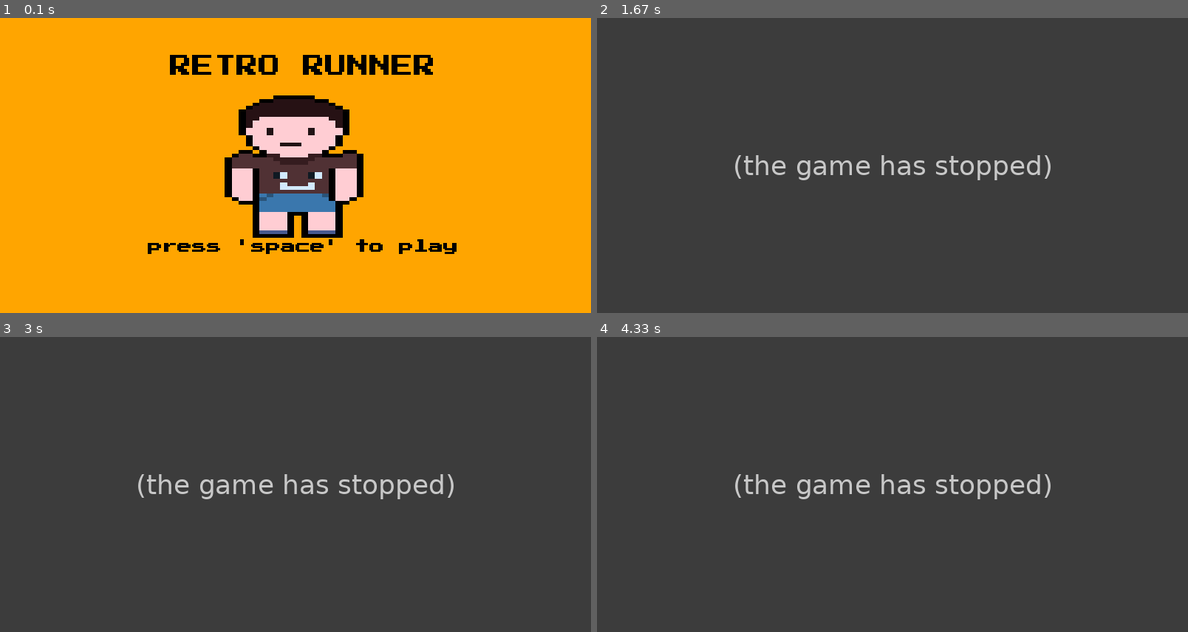
Above: before the commit, frames 1-4 (two rows, left to right).
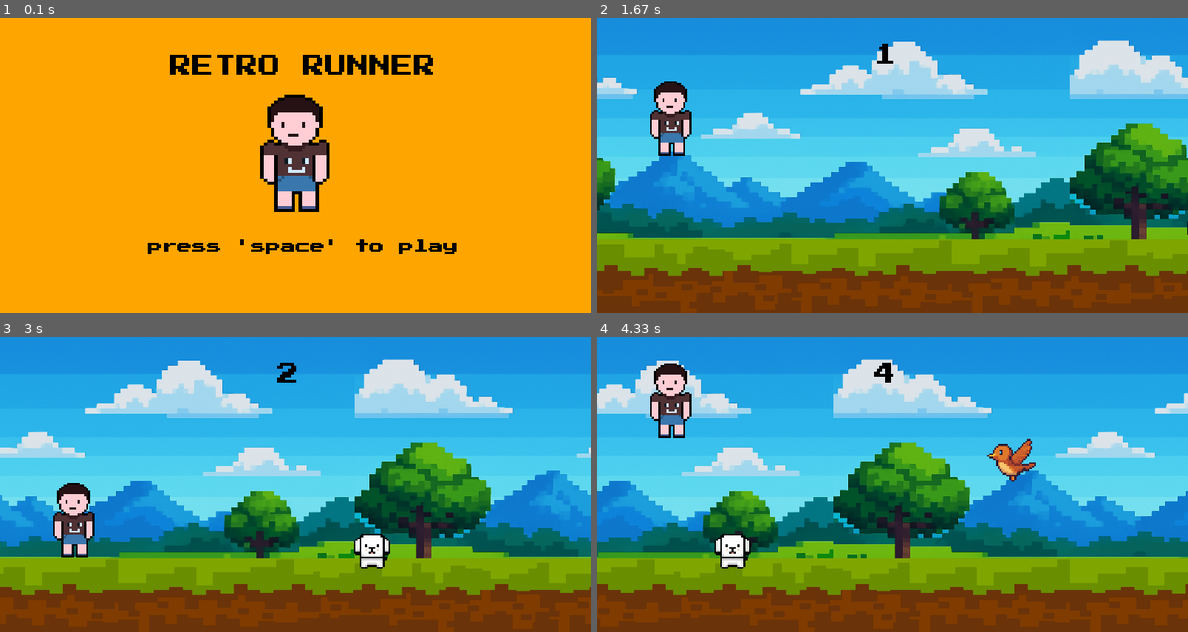
Above: after the commit, the same moments.

Repository: Khlein-dev/Basic_PYTHON
Game: pygame game, started from pyGame.py
Same seed, same stepped clock (60 frames per second), same inputs: the game is played once before the commit and once after it.
Inputs (mouse positions are in pixels of both pictures, inside the frame that each line leads up to):
- Up to frame 1 (0.1 s): no input
- Up to frame 2 (1.67 s): tap Space at 0.33 s; press the mouse at (667, 215) at 0.7 s; move the mouse to (679, 153) at 0.8 s; release the mouse at (691, 94) at 0.93 s; press the mouse at (667, 215) at 1.53 s; move the mouse to (756, 230) at 1.63 s
- Up to frame 3 (3 s): release the mouse at (248, 561) at 1.77 s; tap Space at 2.33, 2.73 s
- Up to frame 4 (4.33 s): tap Space at 3.03, 3.57, 3.87 s

The runs differ from the first frame. In frame 1, 7.7% of the frame differs, in the area x 38-62%, y 26-75%; in frame 2, 100%, in the area x 0-100%, y 0-100%; in frame 3, 100%; in frame 4, 100%.
Error before the commit: TypeError: Invalid rect, all 4 fields must be numeric (pyGame.py line 29); the game stopped at 1.3 s (later frames are placeholders)

Commit message:
Day 6 practice pygame

Diff:
--- a/pyGame.py
+++ b/pyGame.py
@@ -3,29 +3,43 @@
 from random import randint
 
 def display_score():
-   current_time =  int(pygame.time.get_ticks() / 1000) - start_time
-   score_surface = test_font.render(f'{current_time}',False,"#000000")
-   score_rect = score_surface.get_rect(center =(400,50))
-   screen.blit(score_surface,score_rect)
-   return current_time
+    # Calculate current time elapsed since game start
+    current_time = int(pygame.time.get_ticks() / 1000) - start_time
+    score_surface = test_font.render(f'{current_time}', False, "#000000")
+    score_rect = score_surface.get_rect(center=(390, 50))
+    screen.blit(score_surface, score_rect)
+    return current_time
 
+def get_speed(current_time):
+    """
+    Calculate game speed based on elapsed time.
+    Base speed is 4 pixels/frame.
+    Speed increases by 0.1 every 5 seconds.
+    Maximum speed capped at 12 for balance.
+    """
+    speed = 4 + (current_time // 5) * 0.1
+    return min(speed, 12)
 
-# Might be wrong-----------------------
-
-def obstacle_movement(obstacle_list):
+def obstacle_movement(obstacle_list, speed):
+    """
+    Move obstacles left by 'speed' pixels each frame.
+    Remove obstacles that move off screen.
+    """
     new_list = []
     for surface, rect in obstacle_list:
-        rect.x -= 5
-        screen.blit(surface, rect)  # draw correct image
+        rect.x -= speed
+        screen.blit(surface, rect)
         if rect.x > -50:
             new_list.append((surface, rect))
     return new_list
 
-# ------------------------------------
-
 def collisions(player, obstacles):
+    """
+    Check for collision between player and any obstacle.
+    Return False if collision detected, True otherwise.
+    """
     if obstacles:
-        for obstacle_rect in obstacles:
+        for surface, obstacle_rect in obstacles:
             if player.colliderect(obstacle_rect):
                 return False
     return True
@@ -42,154 +56,134 @@
 start_time = 0
 score = 0
 
-# test_surface = pygame.Surface((100, 200))
-# test_surface.fill('Red')
-
-sky_surface = pygame.image.load('pics/sky.jpg').convert()
-ground_surface = pygame.image.load('pics/ground.jpg').convert()
+# Load and scale background and ground images
+sky_surface = pygame.image.load('pics/bg1.png').convert()
+sky_surface = pygame.transform.scale(sky_surface, (800, 400))
+ground_surface = pygame.image.load('pics/ground1.jpg').convert()
 ground_surface = pygame.transform.scale(ground_surface, (800, 100))
 ground_x = 0
 
-# text_surface = test_font.render('SCORE', False, "#c0e8ec")
-# text_rect =text_surface.get_rect(center = (400, 50))
+# Initialize sky horizontal offset for scrolling
+sky_x = 0
 
+# Load and scale obstacle images
 doggy_surface = pygame.image.load('pics/doggy.png').convert_alpha()
-doggy_surface = pygame.transform.scale(doggy_surface, (100, 100))
-# doggy_rect = doggy_surface.get_rect(midbottom = (600, 340))
-# center = doggy_rect.center
-# doggy_rect.inflate_ip(-85, -20)
-# doggy_rect.center = center
-# doggy_sit = 600
+doggy_surface = pygame.transform.scale(doggy_surface, (50, 50))
+
+bird_surface = pygame.image.load('pics/bird.png').convert_alpha()
+bird_surface = pygame.transform.scale(bird_surface, (70, 70))
 
 obstacle_rect_list = []
 
-bird_surface = pygame.image.load('pics/bird.png').convert_alpha()
-bird_surface = pygame.transform.scale(bird_surface, (80, 80))
+# Load and scale player image and set initial position on ground
+player_surface = pygame.image.load('pics/player.png').convert_alpha()
+player_surface = pygame.transform.scale(player_surface, (60, 105))
+player_rect = player_surface.get_rect(midbottom=(100, 340))
 
-player_surface = pygame.image.load('pics/player.png').convert_alpha()
-player_surface = pygame.transform.scale(player_surface, (120, 120))
-player_rect = player_surface.get_rect(midbottom = (100, 340))
-player_rect.inflate_ip(-30, -20)
+# Create a smaller collision rect for more accurate collision detection
+player_collision_rect = player_rect.inflate(-30, -20)
 
 player_gravity = 0
 
-
-
-# GAME over Screen
-
-character =  pygame.image.load('pics/player.png').convert_alpha()
-character = pygame.transform.scale(character, (200, 200))
+# Game over screen assets
+character = pygame.image.load('pics/player.png').convert_alpha()
+character = pygame.transform.scale(character, (100, 165))
 Name = test_font.render('RETRO RUNNER', False, "#000000")
 Replay = replay_font.render("press 'space' to play", False, "#000000")
 
-# TIMER--------->
+# Set up obstacle spawn timer event
 obstacle_timer = pygame.USEREVENT + 1
 pygame.time.set_timer(obstacle_timer, 1300)
 
 while True:
     for event in pygame.event.get():
-        if event.type ==pygame.QUIT:
+        if event.type == pygame.QUIT:
             pygame.quit()
             exit()
         if game_active:
+            # Jump on mouse click if player is on ground
             if event.type == pygame.MOUSEBUTTONDOWN:
-                 if player_rect.collidepoint(event.pos) and player_rect.bottom >= 320:
+                if player_rect.collidepoint(event.pos) and player_rect.bottom >= 320:
                     player_gravity = -21
 
+            # Jump on space key if player is on ground
             if event.type == pygame.KEYDOWN:
                 if event.key == pygame.K_SPACE and player_rect.bottom >= 320:
                     player_gravity = -21
+
+            # Spawn obstacles periodically
+            if event.type == obstacle_timer:
+                if randint(0, 2):
+                    obstacle_rect_list.append((doggy_surface, doggy_surface.get_rect(midbottom=(randint(900, 1100), 315))))
+                else:
+                    obstacle_rect_list.append((bird_surface, bird_surface.get_rect(midbottom=(randint(900, 1100), 200))))
+
         else:
+            # Start game on space key press
             if event.type == pygame.KEYDOWN and event.key == pygame.K_SPACE:
                 game_active = True
+                start_time = int(pygame.time.get_ticks() / 1000)
+                obstacle_rect_list.clear()  # clear obstacles on restart
+                player_rect.midbottom = (100, 340)
+                player_gravity = 0
 
-                start_time = int(pygame.time.get_ticks() / 1000)
+    if game_active:
+        # Calculate current speed based on elapsed time (score)
+        speed = get_speed(score)
 
-       # Spawn obstacles
-        if event.type == obstacle_timer:
-            if randint(0,2):
-                obstacle_rect_list.append((doggy_surface, doggy_surface.get_rect(midbottom=(randint(900, 1100), 340))))
-            else:
-                obstacle_rect_list.append((bird_surface, bird_surface.get_rect(midbottom=(randint(900, 1100), 200))))
+        # Move sky left by half the speed for parallax effect
+        sky_x -= speed * 0.5
+        if sky_x <= -sky_surface.get_width():
+            sky_x = 0
 
+        # Draw two sky surfaces side by side for seamless scrolling
+        screen.blit(sky_surface, (sky_x, 0))
+        screen.blit(sky_surface, (sky_x + sky_surface.get_width(), 0))
 
-        # if event.type == pygame.KEYUP:
-        #      print("key up")
-
-    # screen.blit(sky_surface,(0,0))
-    if game_active:
-        screen.blit(pygame.transform.scale(sky_surface, (800, 400)), (0, 0))
-
-        ground_x -= 4 # speed
+        # Move ground left by current speed, loop ground image
+        ground_x -= speed
         if ground_x <= -ground_surface.get_width():
             ground_x = 0
 
         screen.blit(ground_surface, (ground_x, 300))
         screen.blit(ground_surface, (ground_x + ground_surface.get_width(), 300))
 
-        # pygame.draw.rect(screen, (255, 0, 0), doggy_rect)
-
-        # Draw Line
-        # pygame.draw.line(screen, 'gold', (0,0) , pygame.mouse.get_pos(), 6)
-
-        # Draw Circle
-
-        # pygame.draw.rect(screen, "#c0e8ec" , text_rect, 6, 20)
-        # screen.blit(text_surface,text_rect)
-
+        # Display current score/time
         score = display_score()
 
-        # doggy_sit -= 2
-        # if doggy_sit < -100: doggy_sit = 800
-
-        # doggy_rect.x -=4
-        # if doggy_rect.right < 0:
-        #     doggy_rect.left = 800
-        # screen.blit(doggy_surface, doggy_rect)
-
-        # player_rect.left += 1
-
-        # ---------PLAYER---------
+        # Apply gravity to player and update position
         player_gravity += 1
         player_rect.y += player_gravity
-        if player_rect.bottom >= 320: player_rect.bottom = 320
+        if player_rect.bottom >= 320:
+            player_rect.bottom = 320
+            player_gravity = 0  # reset gravity when on ground
+
         screen.blit(player_surface, player_rect)
 
+        # Update collision rect position to match player_rect
+        player_collision_rect = player_rect.inflate(-30, -20)
 
-        # OBSTACLE MOVEMENT------------->
-        obstacle_rect_list = obstacle_movement(obstacle_rect_list)
+        # Move obstacles with current speed
+        obstacle_rect_list = obstacle_movement(obstacle_rect_list, speed)
 
-
-        # --------COLLISION--------
-
-        game_active = collisions(player_rect, obstacle_rect_list)
+        # Check for collisions; end game if collision detected
+        game_active = collisions(player_collision_rect, obstacle_rect_list)
 
     else:
+        # Game over screen
         screen.fill('orange')
-        screen.blit(character, (300, 100))
-        screen.blit(Name, (230, 50) )
+        screen.blit(character, (350, 100))
+        screen.blit(Name, (230, 50))
+        obstacle_rect_list.clear()
+        player_rect.midbottom = (100, 340)
+        player_gravity = 0
 
         score_message = test_font.render(f'Your score is {score}', False, "#000000")
 
         if score == 0:
-            screen.blit(Replay, (200, 300) )
+            screen.blit(Replay, (200, 300))
         else:
             screen.blit(score_message, (180, 300))
 
-
-        # if player_rect.colliderect(doggy_rect):
-        #     print("collide")
-
-        # mouse_pos = pygame.mouse.get_pos()
-        # if player_rect.collidepoint((mouse_pos)):
-        #     print(pygame.mouse.get_pressed())
-
-        # keys = pygame.key.get_pressed()
-        # if keys[pygame.K_SPACE]:
-        #     print('jump')
-
-
-        #Draw elements
-        #Update everything
     pygame.display.update()
     clock.tick(60)
